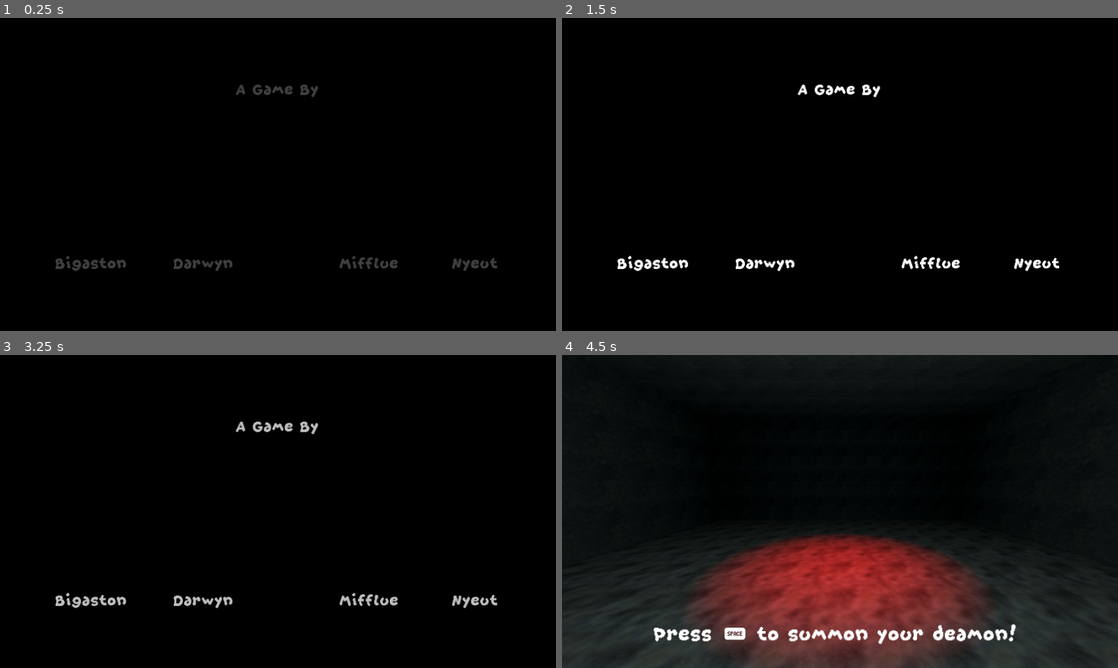
Above: before the commit, frames 1-4 (two rows, left to right).
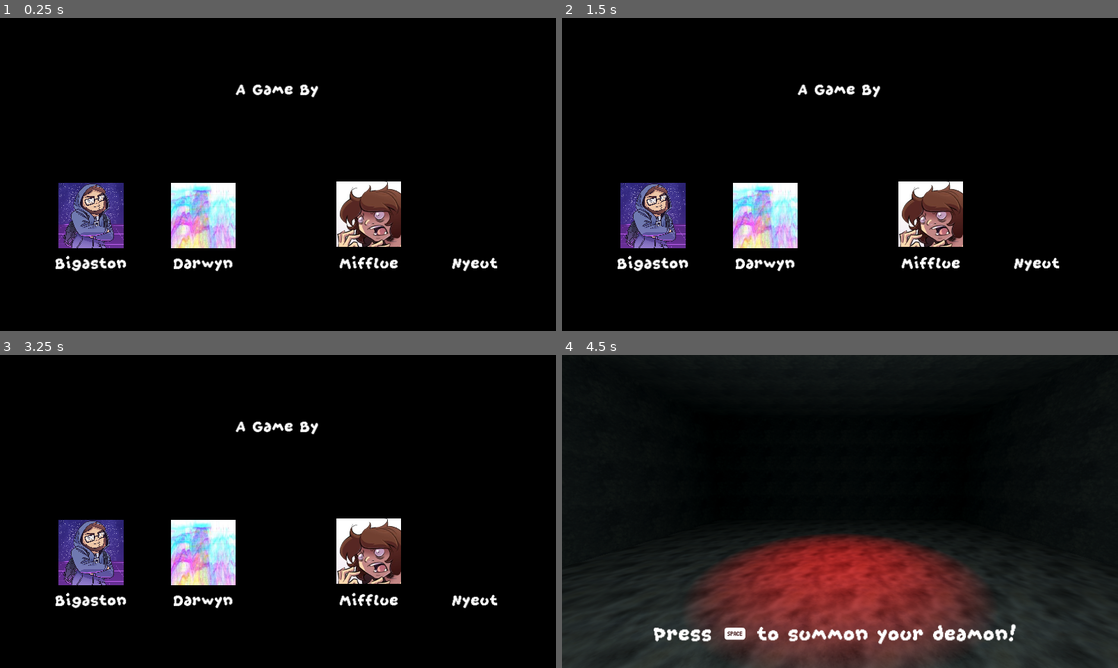
Above: after the commit, the same moments.

Repository: Bigaston/LDJam55
Game: Godot game, scene res://scenes/main.tscn
The game is run twice, just before and just after one commit, with the same random seed, the same clock (stepped at 60 frames per second) and the same inputs.
Inputs (mouse positions are in pixels of both pictures, inside the frame that each line leads up to):
- Up to frame 1 (0.25 s): no input
- Up to frame 2 (1.5 s): move the mouse to (962, 158) at 0.52 s; hold E (book_right) 0.53-1.28 s; tap Space (use_spell) at 0.6, 1.35 s; tap Enter at 1.25 s; move the mouse to (728, 190) at 1.27 s; hold S (move_backward) from 1.28 s (still down)
- Up to frame 3 (3.25 s): tap Space (use_spell) at 2, 2.1, 2.85 s; move the mouse to (333, 442) at 2.02 s; release S (move_backward) at 2.03 s; hold E (book_right) 2.03-2.78 s; tap Enter at 2.75 s; move the mouse to (250, 574) at 2.77 s; hold W (move_forward) from 2.78 s (still down)
- Up to frame 4 (4.5 s): move the mouse to (1006, 558) at 3.52 s; release W (move_forward) at 3.53 s; hold Q (book_left) from 3.53 s (still down); tap Space (use_spell) at 3.6, 4.35 s; move the mouse to (673, 464) at 4.27 s

The runs differ from the first frame. In frame 1, 8.4% of the frame differs, in the area x 10-90%, y 21-81%; in frame 2, 7.3%; in frame 3, 8.2%; in frame 4, nothing differs.

Commit message:
Debut boot screen

Diff:
--- a/scenes/other/boot_screen.tscn
+++ b/scenes/other/boot_screen.tscn
@@ -1,7 +1,10 @@
-[gd_scene load_steps=7 format=3 uid="uid://dxq8cetnduukv"]
+[gd_scene load_steps=10 format=3 uid="uid://dxq8cetnduukv"]
 
 [ext_resource type="FontFile" uid="uid://cuy7ri4b1ts8c" path="res://resources/fonts/More 15.ttf" id="1_vrrit"]
 [ext_resource type="Script" path="res://scenes/other/boot_screen.gd" id="1_x3uu2"]
+[ext_resource type="Texture2D" uid="uid://o0i5yo1hwysb" path="res://resources/ui/boot/bigaston.png" id="3_qdeob"]
+[ext_resource type="Texture2D" uid="uid://b4tpq8ym4n0yn" path="res://resources/ui/boot/noe.jpg" id="4_jpq0l"]
+[ext_resource type="Texture2D" uid="uid://bqkunudaxycxt" path="res://resources/ui/boot/mifflue.jpg" id="5_t3k7c"]
 
 [sub_resource type="StyleBoxFlat" id="StyleBoxFlat_sjfue"]
 bg_color = Color(0, 0, 0, 1)
@@ -151,8 +154,40 @@
 label_settings = SubResource("LabelSettings_obial")
 horizontal_alignment = 1
 
+[node name="TextureRect" type="TextureRect" parent="BackgroundPanel/Control"]
+layout_mode = 0
+offset_left = -485.0
+offset_top = 39.0
+offset_right = -335.0
+offset_bottom = 189.0
+texture = ExtResource("3_qdeob")
+expand_mode = 1
+stretch_mode = 5
+
+[node name="TextureRect2" type="TextureRect" parent="BackgroundPanel/Control"]
+auto_translate_mode = 1
+layout_mode = 0
+offset_left = -227.0
+offset_top = 40.0
+offset_right = -77.0
+offset_bottom = 190.0
+texture = ExtResource("4_jpq0l")
+expand_mode = 1
+stretch_mode = 5
+
+[node name="TextureRect3" type="TextureRect" parent="BackgroundPanel/Control"]
+auto_translate_mode = 1
+layout_mode = 0
+offset_left = 154.0
+offset_top = 36.0
+offset_right = 304.0
+offset_bottom = 186.0
+texture = ExtResource("5_t3k7c")
+expand_mode = 1
+stretch_mode = 5
+
 [node name="ForegroundPanel" type="Panel" parent="."]
-modulate = Color(1, 1, 1, 0)
+visible = false
 layout_mode = 1
 anchors_preset = 15
 anchor_right = 1.0
Binary file added: resources/ui/boot/bigaston.png
Not shown, added: resources/ui/boot/bigaston.png.import
Binary file added: resources/ui/boot/mifflue.jpg
Not shown, added: resources/ui/boot/mifflue.jpg.import
Binary file added: resources/ui/boot/noe.jpg
Not shown, added: resources/ui/boot/noe.jpg.import
